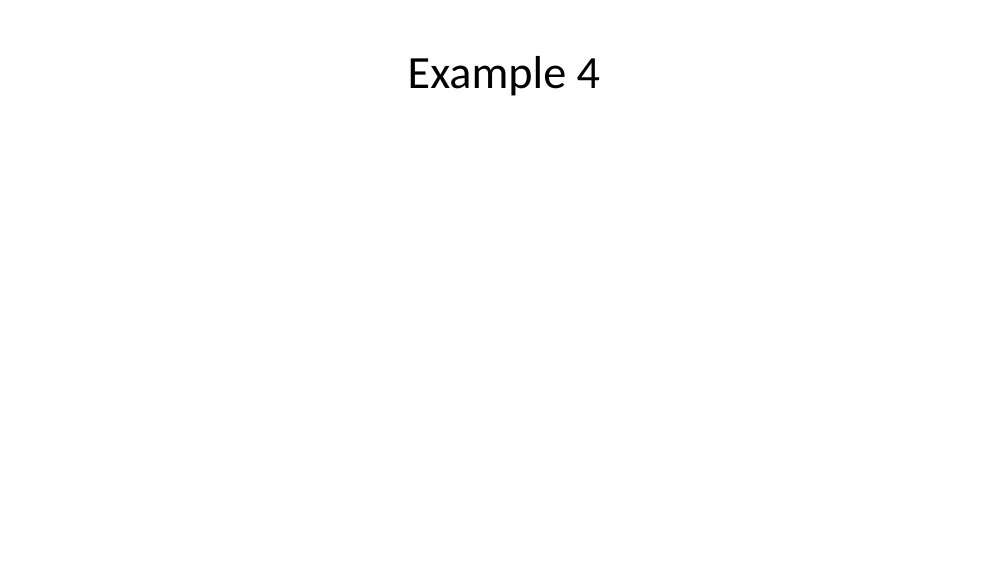
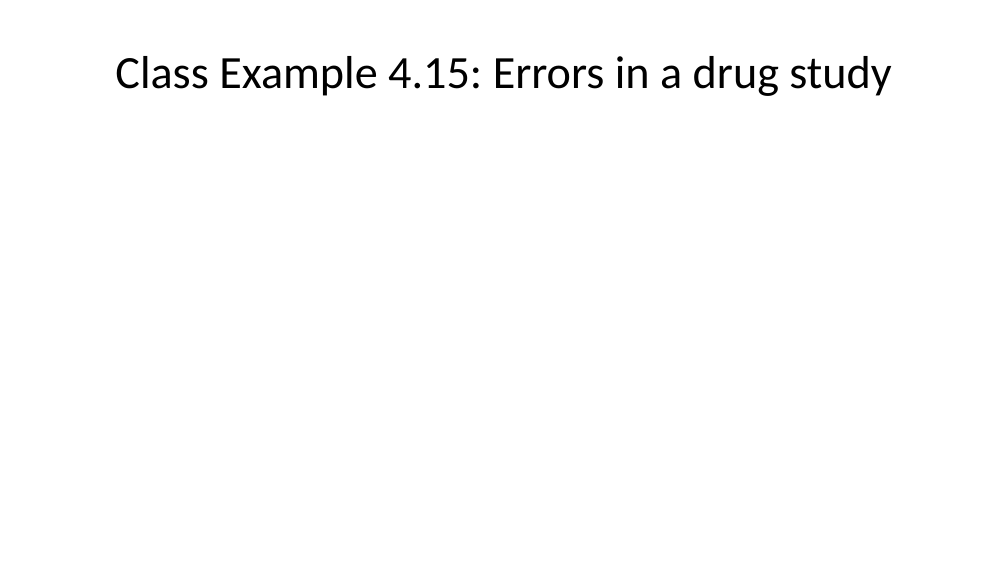
Before and after one commit to DataScienceUWL/DataScienceUWL.github.io, a slide deck: slide 30 of STAT145/resources-2027/randomization/slides.pptx (slide 11 before the commit). Drawn at 1008x567 pixels with LibreOffice and Linux fonts; fonts in the diff are those of the drawing. Boxes give left, top, right and bottom in pixels: in the first picture for what was removed or moved away, otherwise in the second. Text is boxed around its words. In the diff, an @@ line names an element or a change of style, - is before the commit and + after.

```diff
--- a/STAT145/resources-2027/randomization/slides.pptx
+++ b/STAT145/resources-2027/randomization/slides.pptx
@@ title at (115,56,891,96): text changed @@
-Example 4
+Class Example 4.15: Errors in a drug study
```
Also in this commit, not shown: 13 other slides changed, 3 slides added, 3 slides removed, 12 other files.
